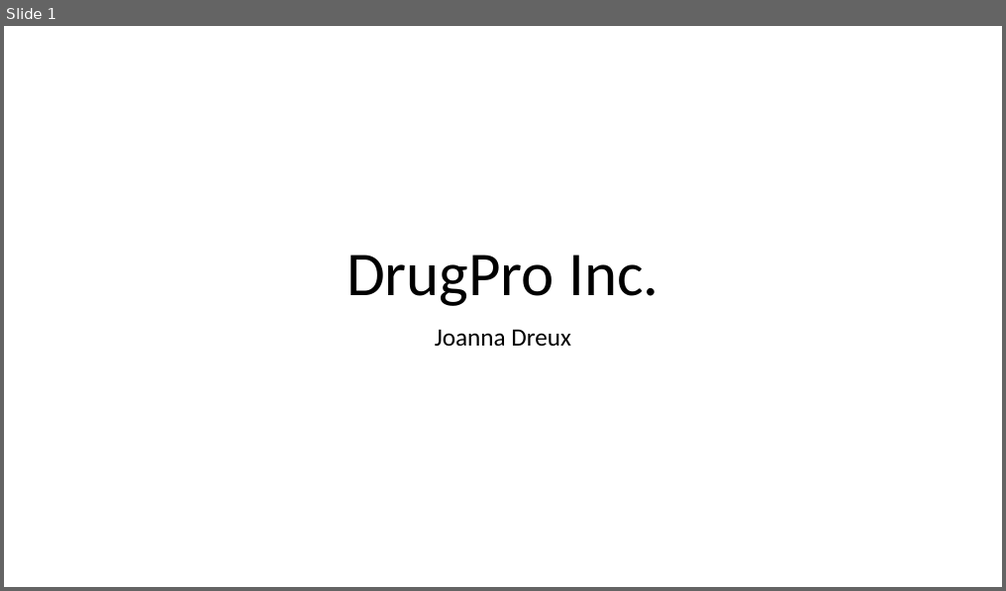
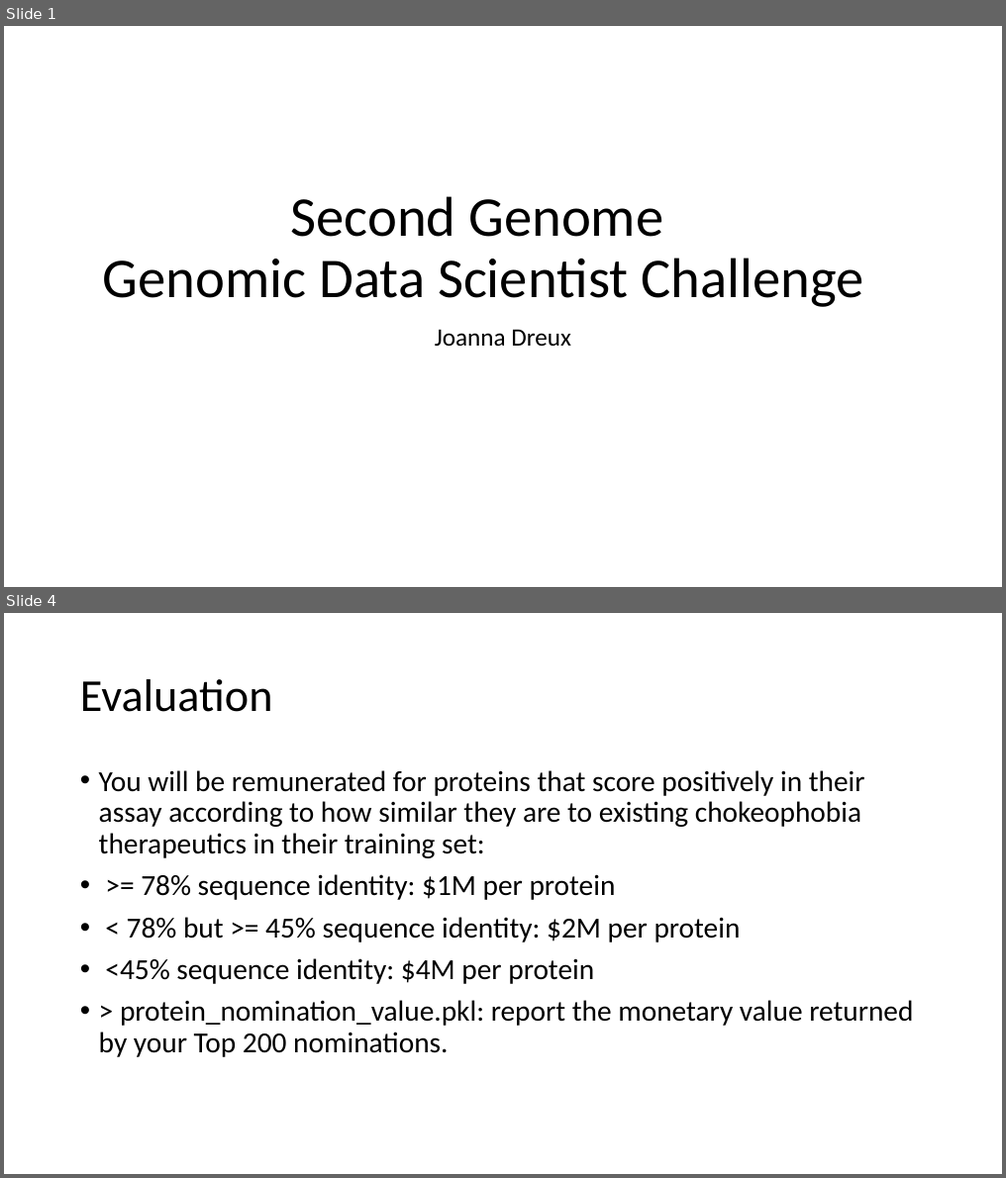
Before and after one commit to JoannaDrx/protein-classification, a slide deck: drugpro-jd.pptx. Shown one above the other, each under a label of ours: slide 1 before the commit, slides 1 and 4 after it; the slides between them are not shown. The pictures are 1006x591 and 1006x1178 pixels, drawn with LibreOffice and Linux fonts; fonts in the diff are those of the drawing. Boxes give left, top, right and bottom in pixels: in the first picture for what was removed or moved away, otherwise in the second. Text is boxed around its words. In the diff, an @@ line names an element or a change of style, - is before the commit and + after.

```diff
--- a/drugpro-jd.pptx
+++ b/drugpro-jd.pptx
@@ slide 4 added at (4, 613, 1002, 1174), background #FFFFFF @@
@@ title added at (80, 679, 273, 712), 44 pt, text #000000 @@
+Evaluation
@@ text added at (99, 770, 913, 1058), 28 pt, text #000000 @@
+• You will be remunerated for proteins that score positively in their assay according to how similar they are to existing chokeophobia therapeutics in their training set:
+• >= 78% sequence identity: $1M per protein
+• < 78% but >= 45% sequence identity: $2M per protein
+• <45% sequence identity: $4M per protein
+• > protein_nomination_value.pkl: report the monetary value returned by your Top 200 nominations.
@@ slide 1 changed as well @@
@@ title at (103, 196, 863, 307): text changed; size 60 to 54 pt @@
-DrugPro Inc.
+Second Genome
+Genomic Data Scientist Challenge
```
Also in this commit, not shown: 2 other slides changed, 4 other slides added, 1 slide removed, 1 other file.
